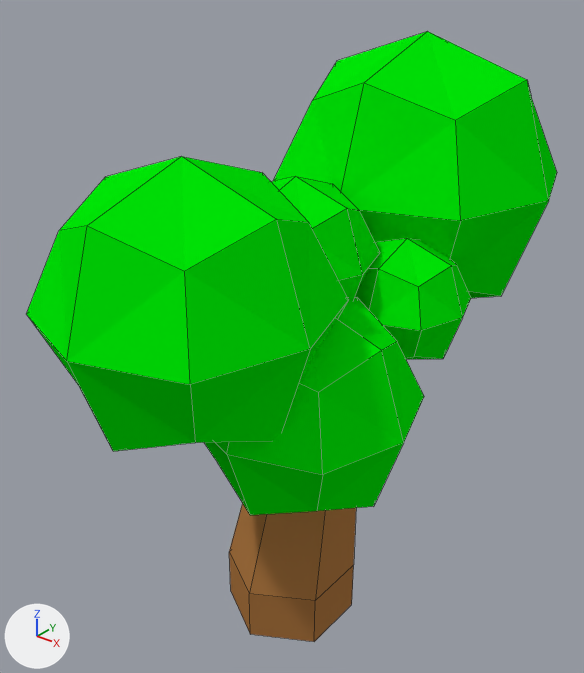
One commit to the Blender file ScaryBlenderFiles/Trees/Trees01.blend: the scene before it, then after it.
Both versions are drawn from a 50 mm camera at (6.31, -7.85, 9.61) aimed at (-0.48, 0.64, 4.35). The axes (+X, +Y, +Z) are drawn at lower left. The lights are the same throughout. Mesh edges are drawn as thin lines. The same objects are shown in both versions, whatever each file hides.

Objects in the first picture: 'Tree01'.
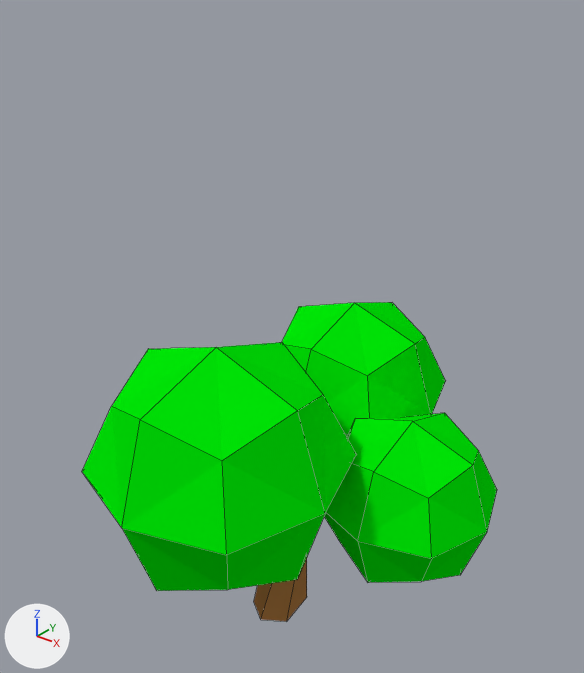
What differs and where, as boxes [x1, y1, x2, y2] in the pictures (584 x 673 px; the box of a moved part takes in the faces that stretch with it):
'Tree01', reshaped (22% narrower, 48% shorter)
    before: [26, 31, 557, 642]
    after: [82, 302, 497, 621]
part 1 of me_circle_001, moved or reshaped
    before: [26, 156, 348, 451]
    after: [82, 342, 356, 591]
part 2 of me_circle_001, moved or reshaped
    before: [356, 238, 471, 359]
    after: [282, 302, 445, 437]
part 3 of me_circle_001, moved or reshaped
    before: [205, 297, 424, 515]
    after: [324, 413, 497, 582]
part 4 of me_circle_001, moved or reshaped (not visible afterwards)
    before: [272, 176, 380, 299]
part 5 of me_circle_001, added (brown)
    after: [254, 558, 307, 621]
part 6 of me_circle_001, deleted
    before: [274, 31, 557, 298]
part 7 of me_circle_001, deleted (brown)
    before: [229, 503, 356, 642]

What the commit changed:
me_circle_001 is used by ob_tree01; location (0.0, 0.0, 0.0).
me_circle_001 had 198 vertices, 180 faces and spanned x -3.09..2.3, y -3.6..5.34, z 0.0..8.47.
me_circle_001 now has 192 vertices, 176 faces and spans x -3.08..2.89, y -3.05..3.44, z 0.0..5.03.
me_circle_001 part 1: the loose piece of 26 vertices spanning x -1.75..1.75, y -3.6..-0.1, z 4.07..7.57 is moved by (-0.16, 0.55, -2.54).
me_circle_001 part 2: the loose piece of 26 vertices spanning x 0.08..1.92, y 0.36..2.2, z 4.19..6.03 is scaled about its middle by 1.63, then moved by (-1.26, 0.66, -2.1).
me_circle_001 part 3: the loose piece of 26 vertices spanning x -0.65..2.3, y -2.2..0.75, z 2.84..5.79 is scaled about its middle by 0.862, then moved by (0.79, 1.42, -1.92).
me_circle_001 part 4: the loose piece of 26 vertices spanning x -1.19..0.99, y -0.86..1.33, z 4.73..6.91 is scaled about its middle by 0.904, then moved by (-1.32, 0.79, -3.97).
me_circle_001 part 5: a new loose piece of 62 vertices spanning x -2.69..1.36, y -1.3..2.02, z 0.0..3.14, in mat_tree_trunk (brown #a87340).
me_circle_001 part 6: the loose piece of 26 vertices spanning x -2.15..2.15, y 1.05..5.34, z 4.17..8.47 is deleted.
Part 7, on me_circle_001:
42 vertices are removed from x -0.87..0.87, y -1.22..3.98, z 0.0..5.94.
36 faces are deleted.
